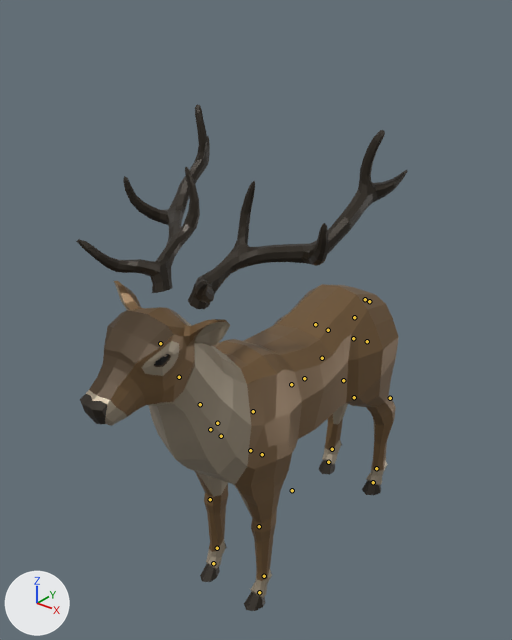
The glTF model demo/animals/Stag.glb, before and after one commit.
One viewpoint serves both versions: a 50 mm camera at (4.26, -6.1, 6.81) aimed at (-0.23, -0.48, 3.33). Arrows for +X, +Y and +Z are at lower left; the lights stay in place. The picture after the commit comes second. The bones that change, and the others that lie on the model, are drawn over the model as lines.

The first picture shows 'Stag', 'Stag_Horns'.
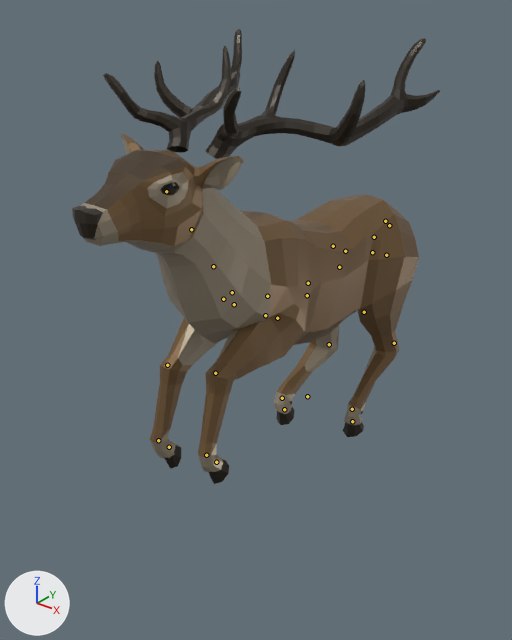
The newer file adds an action. The first version stands in its rest pose; the second is drawn at frame 15 of the action 'AnimalArmature|Gallop_Jump'.

Location of each change, (x1, y1, x2, y2) in pixels of the pictures (512 x 640 px):
'Stag', posed (9% wider, 6% taller): before (80, 281, 399, 611); after (72, 134, 419, 484)
'Stag_Horns', posed (36% shorter): before (76, 104, 408, 309); after (103, 29, 440, 159)
bone 'Body', root to tip: before (292, 490) to (292, 489); after (307, 396) to (307, 394)
bone 'Back', root to tip: before (354, 317) to (354, 318); after (374, 237) to (373, 237)
bone 'Neck1', root to tip: before (217, 423) to (217, 423); after (232, 292) to (231, 292)
bone 'Neck3', root to tip: before (179, 377) to (178, 377); after (191, 229) to (191, 229)
bone 'Head', root to tip: before (160, 343) to (160, 344); after (166, 191) to (166, 191)
bone 'FrontShoulder.L', root to tip: before (250, 450) to (251, 450); after (265, 315) to (266, 315)
bone 'FrontUpperLeg.L', root to tip: before (262, 454) to (262, 455); after (277, 318) to (277, 318)
bone 'FrontLowerLeg.L', root to tip: before (259, 526) to (259, 527); after (215, 373) to (215, 374)
bone 'FrontShoulder.R', root to tip: before (221, 436) to (220, 436); after (234, 304) to (233, 304)
bone 'FrontUpperLeg.R', root to tip: before (210, 429) to (210, 430); after (223, 299) to (223, 299)
bone 'FrontLowerLeg.R', root to tip: before (210, 499) to (210, 500); after (167, 365) to (167, 366)
bone 'BackShoulder.L', root to tip: before (353, 338) to (354, 339); after (372, 252) to (373, 253)
bone 'BackLowerLeg.L', root to tip: before (390, 398) to (390, 399); after (394, 343) to (393, 344)
bone 'BackShoulder.R', root to tip: before (328, 330) to (327, 330); after (345, 251) to (345, 250)
bone 'BackLowerLeg.R', root to tip: before (343, 380) to (343, 381); after (329, 344) to (328, 345)
bone 'Tail3', root to tip: before (369, 301) to (369, 302); after (389, 225) to (389, 226)
bone 'IKBackLeg.L', root to tip: before (376, 468) to (376, 469); after (352, 409) to (352, 410)
bone 'IKFrontLeg.L', root to tip: before (264, 576) to (263, 577); after (206, 455) to (207, 455)
bone 'IKBackLeg.R', root to tip: before (332, 449) to (331, 450); after (282, 398) to (282, 398)
bone 'IKFrontLeg.R', root to tip: before (217, 548) to (217, 549); after (158, 440) to (159, 441)

The edits, one by one:
Bone 'Body' (bone_body) moves from (0.0, 0.0, 0.0) to (0.0, 0.0131, -0.0027).
Bone 'Body' (bone_body) turns from (0, 0, 0) to (-8, -1, 0) degrees about its own x, y and z.
Bone 'Back' (bone_back) moves from (0.0, 0.0, 0.0) to (0.0, 0.0023, 0.0003).
Bone 'Neck1' (bone_neck1) turns from (0, 0, 0) to (-8, 0, 0) degrees about its own x, y and z.
Bone 'Neck3' (bone_neck3) turns from (0, 0, 0) to (-9, 0, 0) degrees about its own x, y and z.
Bone 'Head' (bone_head) turns from (0, 0, 0) to (27, 0, 0) degrees about its own x, y and z.
Bone 'FrontShoulder.L' (bone_frontshoulder_l) moves from (0.0, 0.0, 0.0) to (-0.0016, 0.0002, -0.0002).
Bone 'FrontUpperLeg.L' (bone_frontupperleg_l) turns from (0, 0, 0) to (-67, 0, -2) degrees about its own x, y and z.
Bone 'FrontLowerLeg.L' (bone_frontlowerleg_l) turns from (0, 0, 0) to (-55, 0, 0) degrees about its own x, y and z.
Bone 'FrontShoulder.R' (bone_frontshoulder_r) moves from (0.0, 0.0, 0.0) to (0.0016, 0.0002, -0.0002).
Bone 'FrontUpperLeg.R' (bone_frontupperleg_r) turns from (0, 0, 0) to (-54, -1, -1) degrees about its own x, y and z.
Bone 'FrontLowerLeg.R' (bone_frontlowerleg_r) turns from (0, 0, 0) to (-41, 0, 0) degrees about its own x, y and z.
Bone 'BackShoulder.L' (bone_backshoulder_l) turns from (0, 0, 0) to (0, -9, -1) degrees about its own x, y and z.
Bone 'BackLowerLeg.L' (bone_backlowerleg_l) turns from (0, 0, 0) to (33, -1, 1) degrees about its own x, y and z.
Bone 'BackShoulder.R' (bone_backshoulder_r) moves from (0.0, 0.0, 0.0) to (-0.0007, -0.0001, 0.0).
Bone 'BackShoulder.R' (bone_backshoulder_r) turns from (0, 0, 0) to (0, 24, 0) degrees about its own x, y and z.
Bone 'BackLowerLeg.R' (bone_backlowerleg_r) turns from (0, 0, 0) to (31, 2, 0) degrees about its own x, y and z.
Bone 'Tail3' (bone_tail3) turns from (0, 0, 0) to (38, -1, 1) degrees about its own x, y and z.
Bone 'IKBackLeg.L' (bone_ikbackleg_l) moves from (0.0, 0.0, 0.0) to (0.0, -0.0105, -0.0132).
Bone 'IKBackLeg.L' (bone_ikbackleg_l) turns from (0, 0, 0) to (31, 0, 0) degrees about its own x, y and z.
Bone 'IKFrontLeg.L' (bone_ikfrontleg_l) moves from (0.0, 0.0, 0.0) to (0.0, -0.0182, -0.017).
Bone 'IKFrontLeg.L' (bone_ikfrontleg_l) turns from (0, 0, 0) to (61, 0, 0) degrees about its own x, y and z.
Bone 'IKBackLeg.R' (bone_ikbackleg_r) moves from (0.0, 0.0, 0.0) to (0.0, -0.0097, -0.018).
Bone 'IKBackLeg.R' (bone_ikbackleg_r) turns from (0, 0, 0) to (38, 0, 0) degrees about its own x, y and z.
Bone 'IKFrontLeg.R' (bone_ikfrontleg_r) moves from (0.0, 0.0, 0.0) to (0.0, -0.0165, -0.0156).
Bone 'IKFrontLeg.R' (bone_ikfrontleg_r) turns from (0, 0, 0) to (63, 0, 0) degrees about its own x, y and z.
